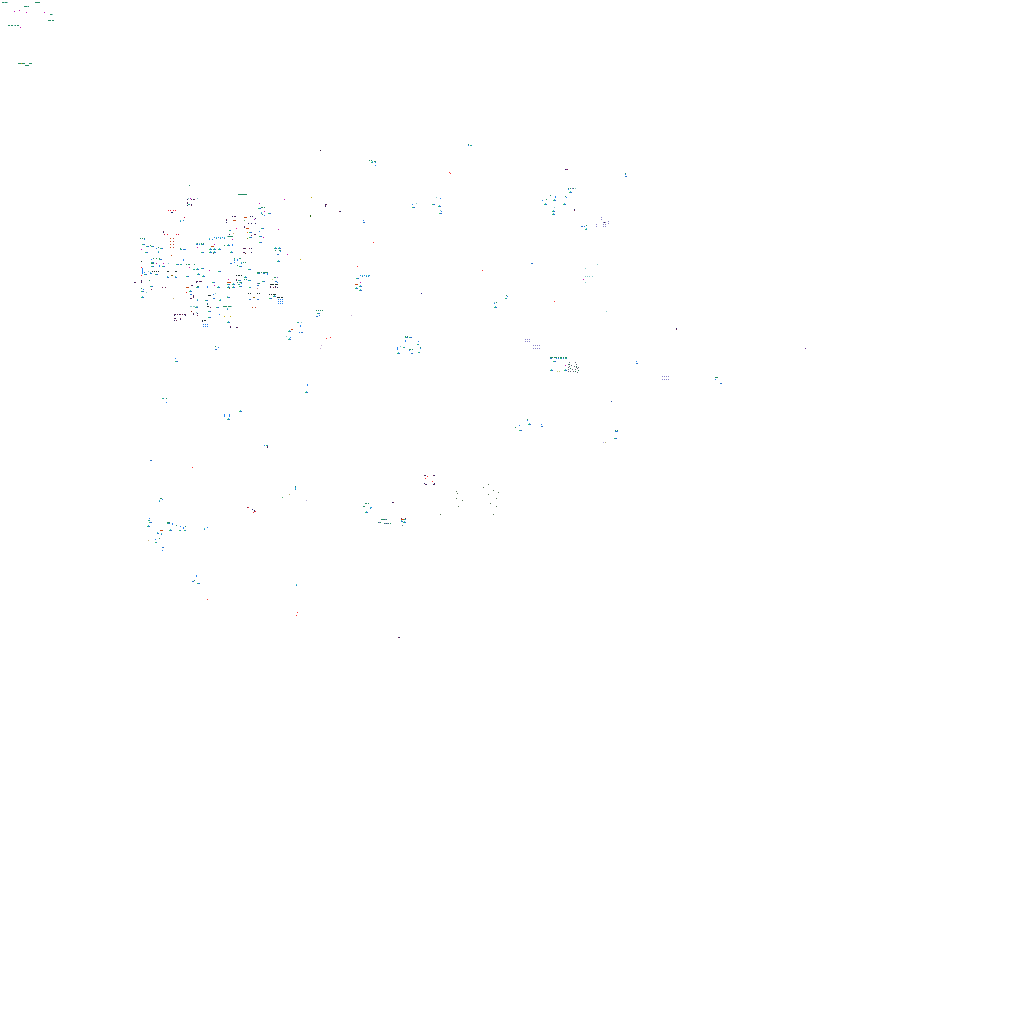
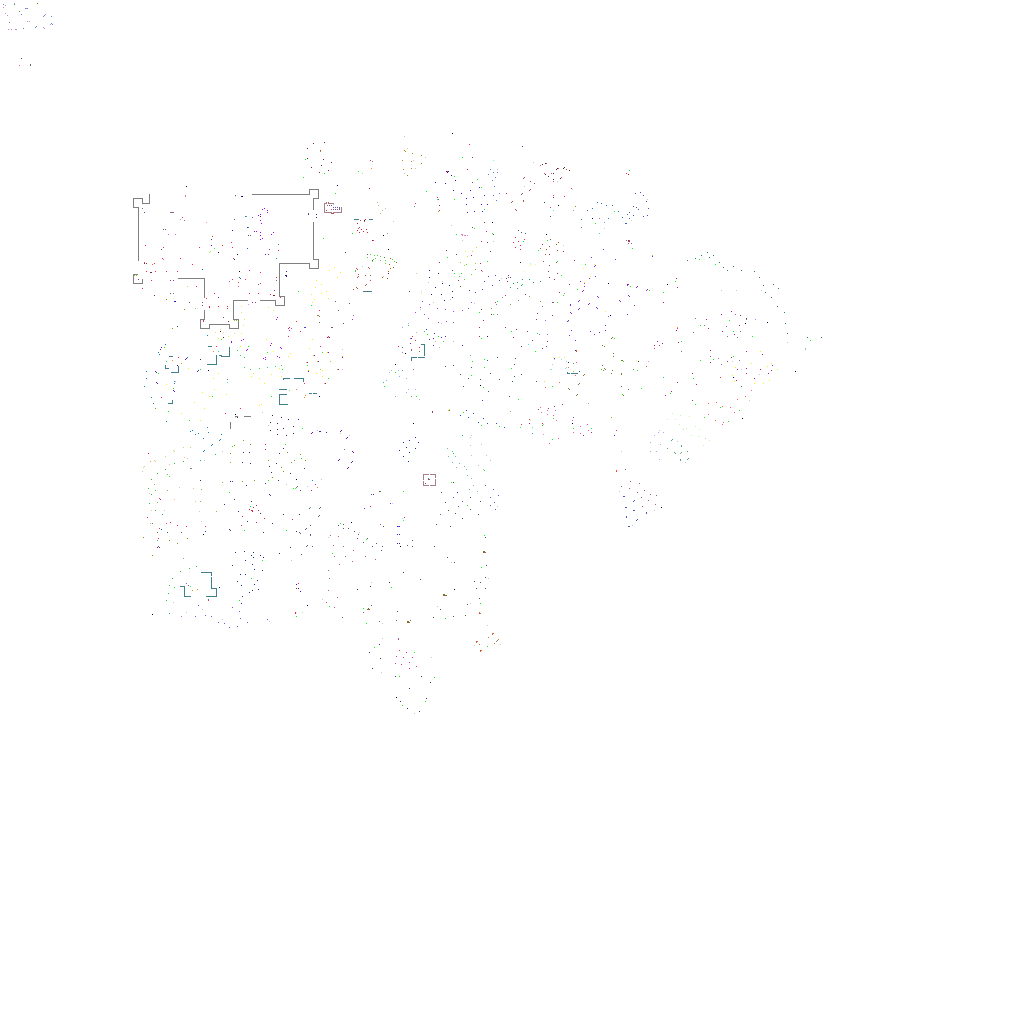
Comparing the layer stacks of the two 1024×1024 images. Changes:
showed "stuff", painted on it over [3, 3, 822, 714]
hid "doodads" over [2, 2, 806, 638]
